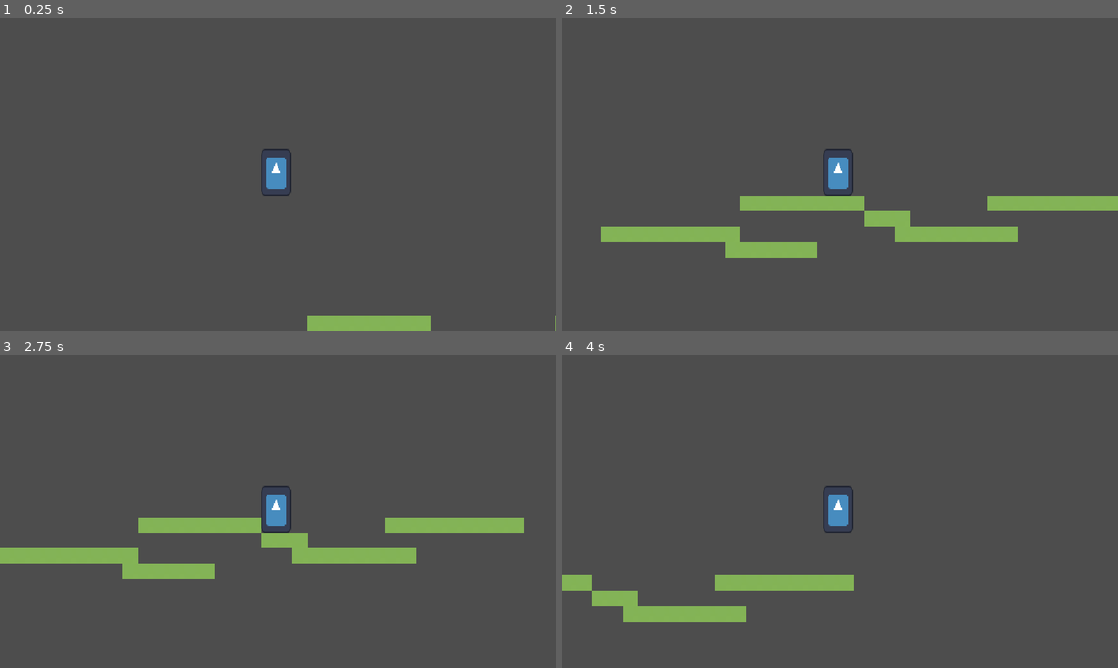
Above: before the commit, frames 1-4 (two rows, left to right).
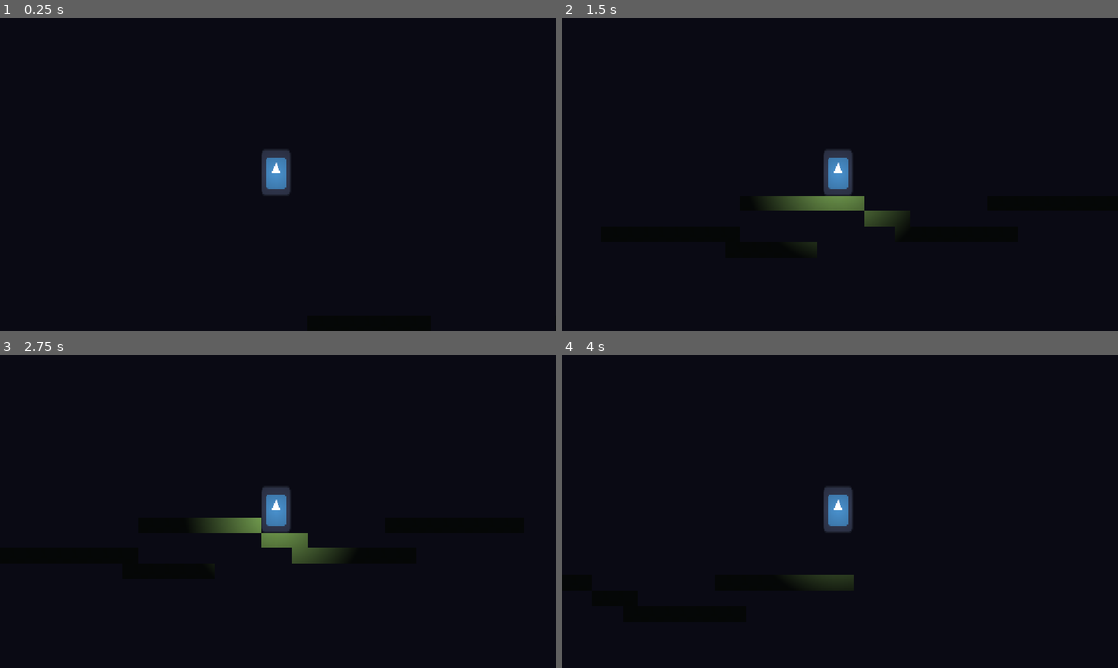
Above: after the commit, the same moments.

Repository: jameshou28/haven
Game: Godot game, scene res://main.tscn
Same seed, same stepped clock (60 frames per second), same inputs: the game is played once before the commit and once after it. The engine's default icon, where the game draws it, is replaced by a stand-in: a white triangle on a blue panel in a dark square.
Inputs (mouse positions are in pixels of both pictures, inside the frame that each line leads up to):
- Up to frame 1 (0.25 s): no input
- Up to frame 2 (1.5 s): tap Enter at 0.5 s; move the mouse to (962, 158) at 0.52 s; hold Right (right) from 0.53 s (still down); tap Alt at 0.6 s; click (962, 158) at 0.67 s; tap Up (jump) at 0.77 s; move the mouse to (728, 190) at 1.27 s; tap Shift at 1.35 s
- Up to frame 3 (2.75 s): tap Up (jump) at 1.52 s; move the mouse to (333, 442) at 2.02 s; release Right (right) at 2.03 s; hold Left (left) from 2.03 s (still down); tap Alt at 2.1 s
- Up to frame 4 (4 s): tap Space at 2.75 s; move the mouse to (812, 574) at 2.77 s; release Left (left) at 2.78 s; hold Right (right) from 2.78 s (still down); tap Shift at 2.85 s; click (812, 574) at 2.92 s; tap Up (jump) at 3.02, 3.77 s; move the mouse to (1006, 558) at 3.52 s; tap Alt at 3.6 s

The runs differ from the first frame. In frame 1, 99% of the frame differs, in the area x 0-100%, y 0-100%; in frame 2, 99%; in frame 3, 99%; in frame 4, 99%.

Commit message:
feat: implement pointlight + darkness

Diff:
--- a/main.tscn
+++ b/main.tscn
@@ -6,6 +6,17 @@
 
 [sub_resource type="RectangleShape2D" id="RectangleShape2D_a0pwd"]
 size = Vector2(61, 97)
+
+[sub_resource type="Gradient" id="Gradient_h2yge"]
+colors = PackedColorArray(1, 1, 1, 1, 0, 0, 0, 1)
+
+[sub_resource type="GradientTexture2D" id="GradientTexture2D_lquwl"]
+gradient = SubResource("Gradient_h2yge")
+width = 128
+height = 128
+fill = 1
+fill_from = Vector2(0.5, 0.5)
+fill_to = Vector2(1, 0.5)
 
 [sub_resource type="TileSetAtlasSource" id="TileSetAtlasSource_7mycd"]
 texture = ExtResource("3_lquwl")
@@ -55,8 +66,6 @@
 [node name="Player" type="CharacterBody2D" parent="." unique_id=749417496]
 script = ExtResource("1_h2yge")
 
-[node name="Sprite2D" type="Sprite2D" parent="Player" unique_id=647325630]
-
 [node name="Icon" type="Sprite2D" parent="Player" unique_id=2039709493]
 position = Vector2(223, 125.00006)
 scale = Vector2(0.47656235, 0.76171863)
@@ -69,7 +78,15 @@
 [node name="Camera2D" type="Camera2D" parent="Player" unique_id=1232686040]
 position = Vector2(227, 129)
 
+[node name="PointLight2D" type="PointLight2D" parent="Player" unique_id=1521949371]
+position = Vector2(223, 126)
+texture = SubResource("GradientTexture2D_lquwl")
+texture_scale = 3.0
+
 [node name="TileMapLayer" type="TileMapLayer" parent="." unique_id=1062398783]
 scale = Vector2(2, 2)
 tile_map_data = PackedByteArray("AAAAABEAAAABAAEAAAABABEAAAABAAEAAAACABEAAAABAAEAAAADABEAAAABAAEAAAAEABEAAAABAAEAAAAFAB …(608 unchanged characters)…
 tile_set = SubResource("TileSet_a0pwd")
+
+[node name="CanvasModulate" type="CanvasModulate" parent="." unique_id=1227248567]
+color = Color(0.039215688, 0.039215688, 0.078431375, 1)
--- a/project.godot
+++ b/project.godot
@@ -54,3 +54,4 @@
 [rendering]
 
 rendering_device/driver.windows="d3d12"
+environment/defaults/default_clear_color=Color(0.039215688, 0.039215688, 0.078431375, 1)
